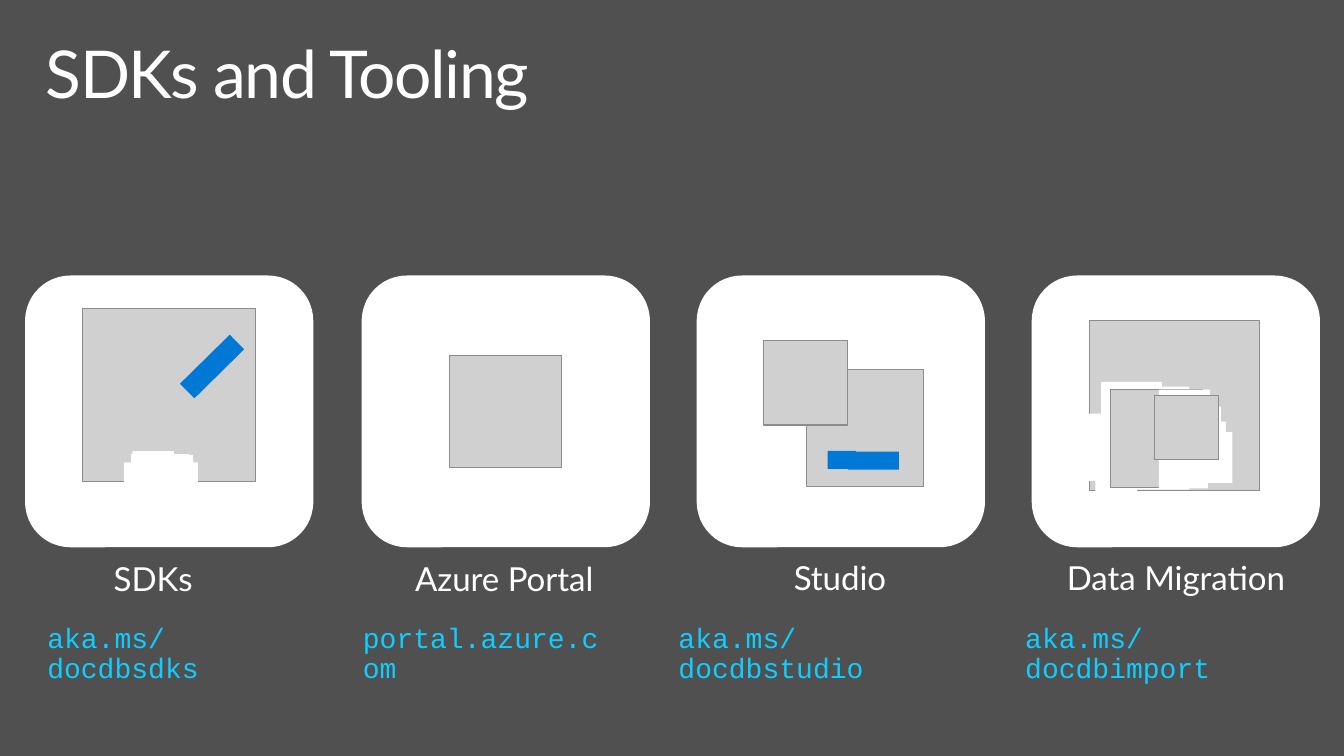
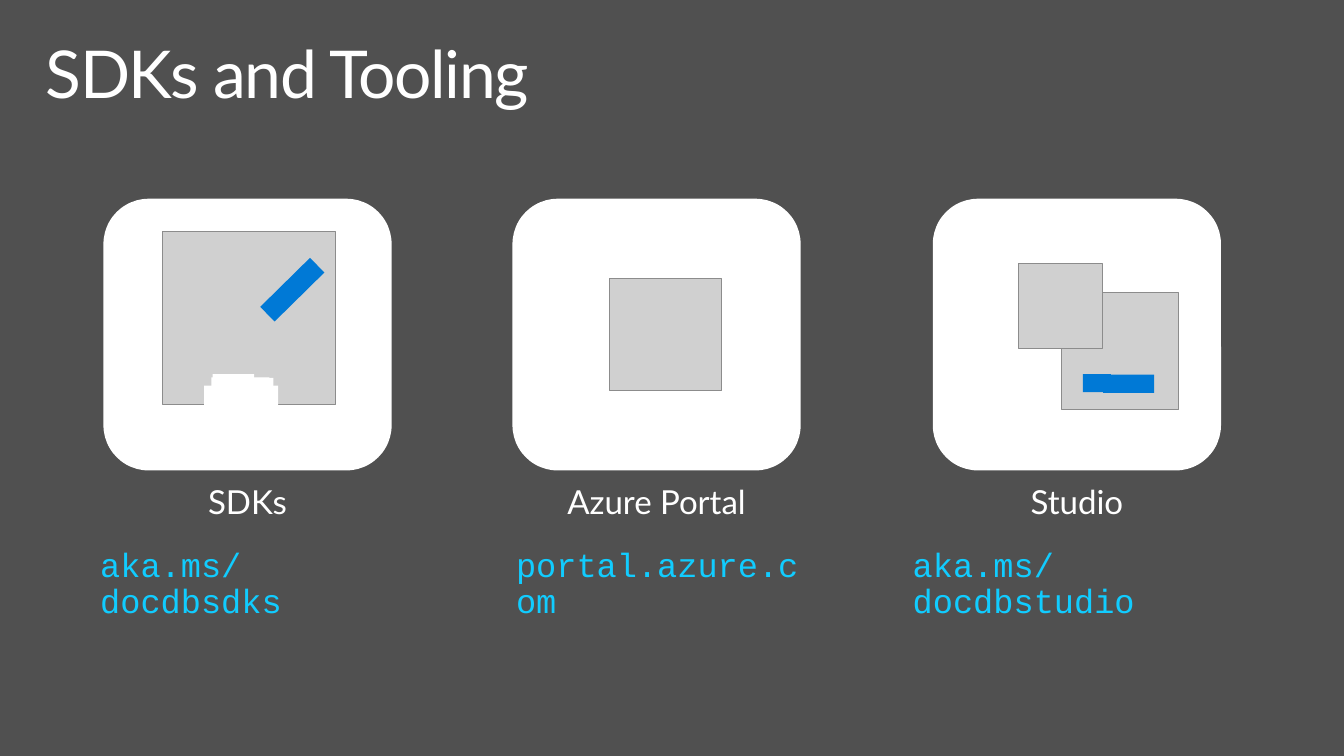
Before and after one commit to dmakogon/nosqlnow2015, a slide deck: slide 8 of indexing-nirvana.pptx (slide 13 before the commit). Drawn at 1344x756 pixels with LibreOffice and Linux fonts; fonts in the diff are those of the drawing; grey boxes stand for pictures; background and template pictures are left out. Boxes give left, top, right and bottom in pixels: in the first picture for what was removed or moved away, otherwise in the second. Text is boxed around its words. In the diff, an @@ line names an element or a change of style, - is before the commit and + after.

Commit message:
bigger fonts

```diff
--- a/indexing-nirvana.pptx
+++ b/indexing-nirvana.pptx
@@ rounded rectangle: place and size @@
-rounded rectangle at box(362, 275, 650, 547)
+rounded rectangle at box(512, 199, 801, 471)
@@ rounded rectangle: place and size @@
-rounded rectangle at box(697, 275, 985, 547)
+rounded rectangle at box(933, 199, 1221, 471)
@@ picture: place and size @@
-picture at box(450, 356, 562, 468)
+picture at box(610, 278, 722, 390)
@@ rounded rectangle removed at box(1032, 275, 1321, 547) @@
@@ picture removed at box(1090, 321, 1259, 490) @@
@@ rectangle: place and size @@
-rectangle at box(131, 455, 190, 470)
+rectangle at box(212, 377, 270, 392)
@@ 4 rectangles, 1 picture, 1 rounded rectangle: place and size @@
-4 rectangles, 1 picture, 1 rounded rectangle at box(25, 275, 314, 547)
+4 rectangles, 1 picture, 1 rounded rectangle at box(104, 199, 392, 471)
@@ rectangle removed at box(1101, 382, 1162, 417) @@
@@ 2 pictures, 2 rectangles: place and size @@
-2 pictures, 2 rectangles at box(763, 341, 924, 487)
+2 pictures, 2 rectangles at box(1019, 264, 1179, 410)
@@ rectangle removed at box(1136, 387, 1190, 490) @@
@@ rectangle removed at box(1087, 413, 1162, 481) @@
@@ picture removed at box(1111, 390, 1204, 488) @@
@@ rectangle removed at box(1150, 390, 1211, 442) @@
@@ picture removed at box(1155, 395, 1220, 460) @@
@@ rectangle removed at box(1159, 390, 1209, 489) @@
@@ rectangle removed at box(1160, 406, 1221, 458) @@
@@ rectangle removed at box(1147, 433, 1233, 484) @@
@@ rectangle removed at box(1166, 421, 1226, 473) @@
@@ text "SDKs": place and size @@
-text "SDKs" at box(114, 567, 193, 591)
+text "SDKs" at box(208, 490, 287, 515)
@@ text "Azure Portal": place and size @@
-text "Azure Portal" at box(415, 566, 594, 592)
+text "Azure Portal" at box(567, 489, 746, 515)
@@ text "Studio": place and size @@
-text "Studio" at box(794, 565, 886, 591)
+text "Studio" at box(1031, 489, 1123, 515)
@@ rectangle removed at box(1096, 474, 1137, 541) @@
@@ text "aka.ms/docdbsdks": place and size @@
-text "aka.ms/docdbsdks" at box(47, 628, 198, 679)
+text "aka.ms/docdbsdks" at box(100, 552, 282, 614)
@@ text "portal.azure.com": place and size @@
-text "portal.azure.com" at box(363, 628, 598, 654)
+text "portal.azure.com" at box(516, 552, 798, 584)
@@ size 20 to 24 pt in 3 elements at box(100, 552, 282, 614), box(516, 552, 798, 584), box(913, 552, 1135, 614) @@
@@ text "aka.ms/docdbstudio": place and size @@
-text "aka.ms/docdbstudio" at box(678, 628, 863, 679)
+text "aka.ms/docdbstudio" at box(913, 552, 1135, 614)
@@ text removed at box(1067, 566, 1285, 596) @@
-Data Migration
@@ text removed at box(1025, 628, 1210, 684) @@
-aka.ms/docdbimport
```
Also in this commit, not shown: 3 other slides changed, 6 slides removed.
